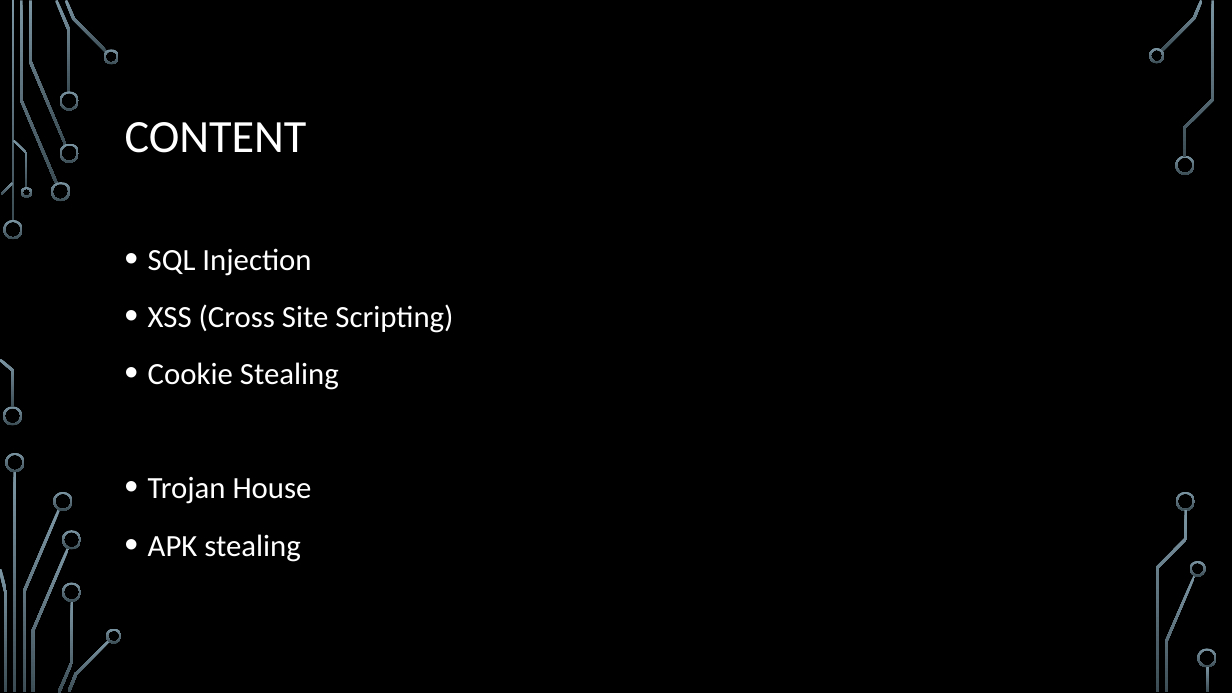
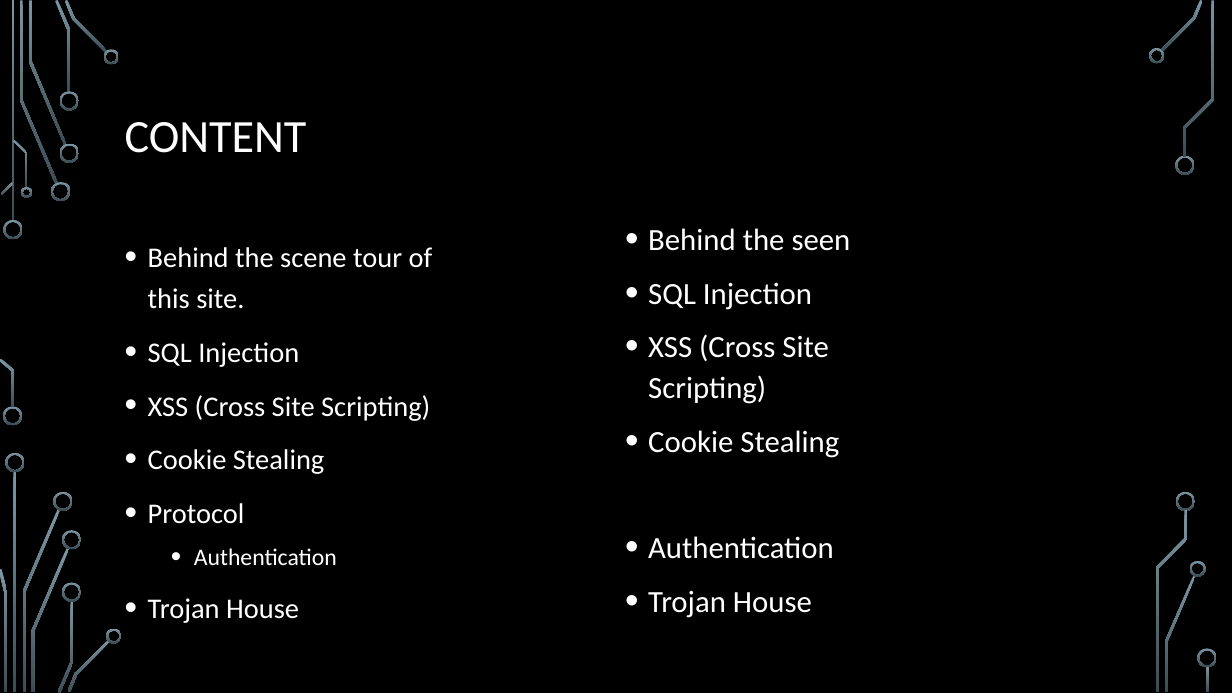
Before and after one commit to 28kayak/CS166_Final_Project, a slide deck: slide 2 of Fianl_Project.pptx. Drawn at 1232x693 pixels with LibreOffice and Linux fonts; fonts in the diff are those of the drawing; background and template pictures are left out. Boxes give left, top, right and bottom in pixels: in the first picture for what was removed or moved away, otherwise in the second. Text is boxed around its words. In the diff, an @@ line names an element or a change of style, - is before the commit and + after.

```diff
--- a/Fianl_Project.pptx
+++ b/Fianl_Project.pptx
@@ text added at (648,228,851,618), 24 pt, text #FFFFFF @@
+• Behind the seen
+• SQL Injection
+• XSS (Cross Site Scripting)
+• Cookie Stealing
+• Authentication
+• Trojan House
@@ text at (148,247,433,309): paragraph added @@
+• Behind the scene tour of this site.
@@ text at (148,342,430,623): size 24 to 22.2 pt in "SQL Injection", "XSS (Cross Site Scripting)", "Cookie Stealing", "Trojan House" @@
@@ text at (148,503,337,565): paragraphs added @@
+• Protocol
+  • Authentication
@@ text at (148,534,301,562): paragraph removed @@
-• APK stealing
```
Also in this commit, not shown: 2 other slides changed, 9 slides added, 2 slides removed.
